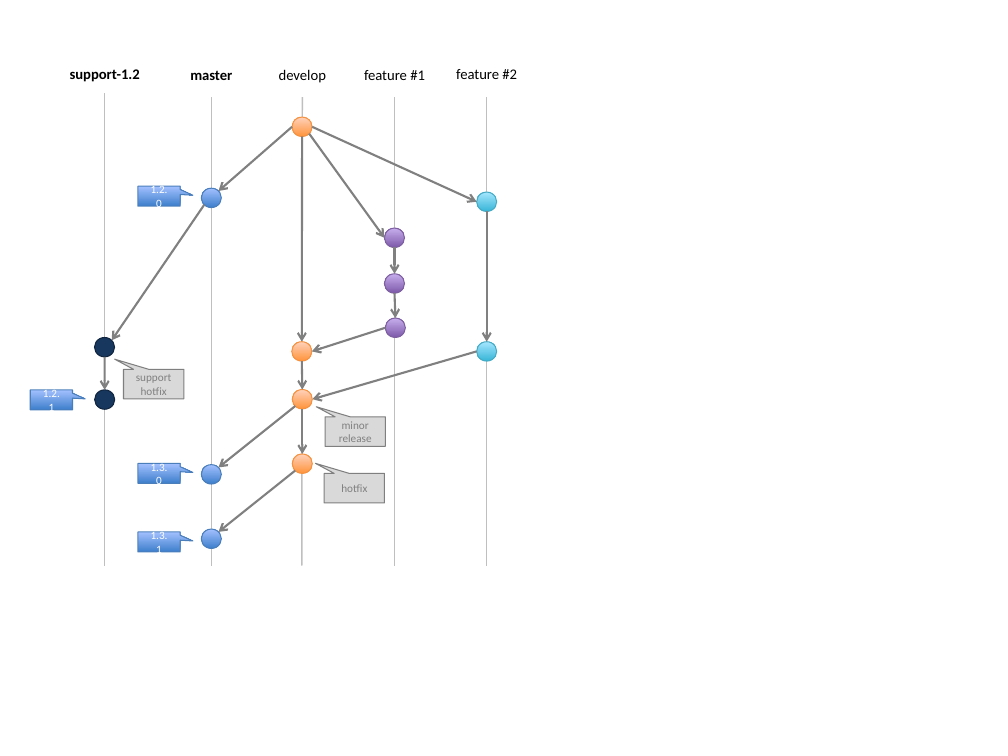
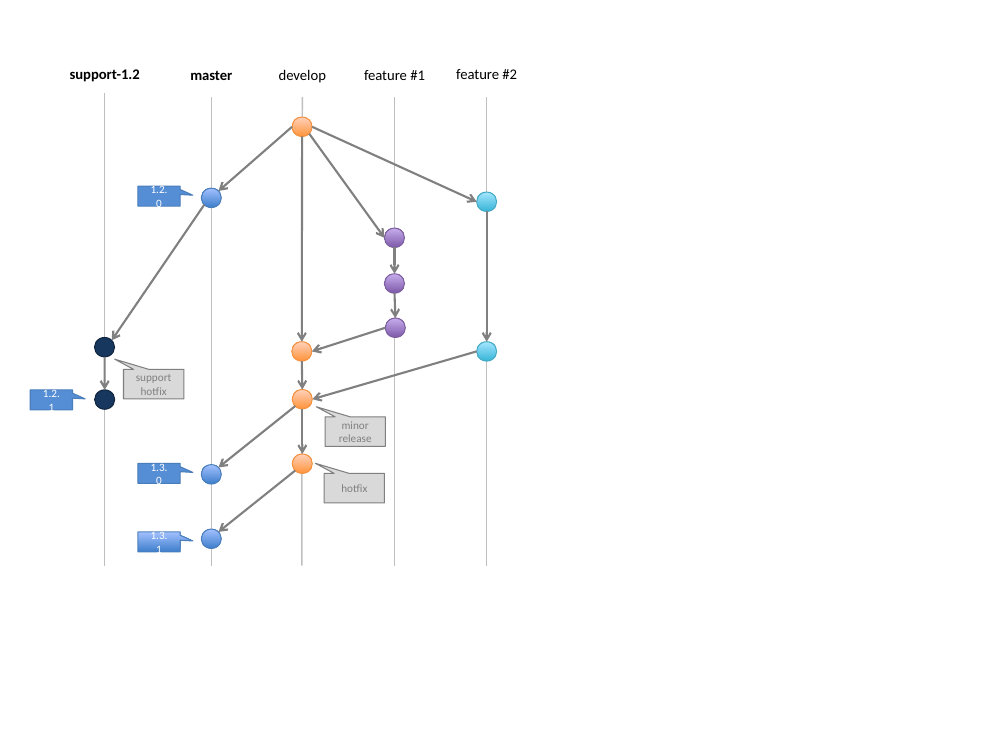
Before and after one commit to tozevv/git-lean, a slide deck: slide 1 of diagram.pptx. Drawn at 1008x756 pixels with LibreOffice and Linux fonts; fonts in the diff are those of the drawing. Boxes give left, top, right and bottom in pixels: in the first picture for what was removed or moved away, otherwise in the second. Text is boxed around its words. In the diff, an @@ line names an element or a change of style, - is before the commit and + after.

```diff
--- a/diagram.pptx
+++ b/diagram.pptx
@@ fill gradient #3F80CE to #A4C4FF to #558ED5 in 3 elements at (138, 186, 180, 207), (138, 464, 180, 484), (30, 390, 73, 410) @@
```
Also in this commit, not shown: 1 other file.
